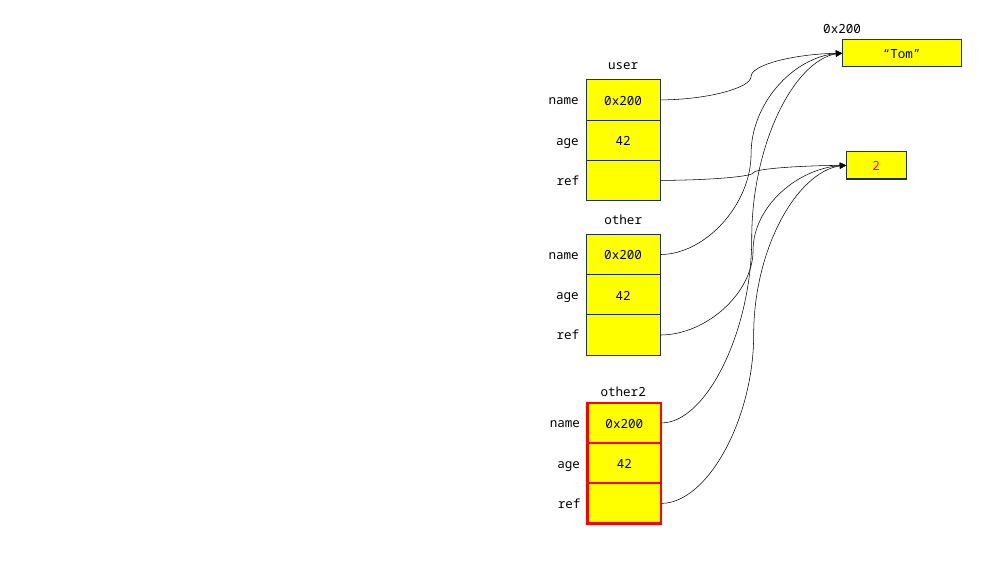
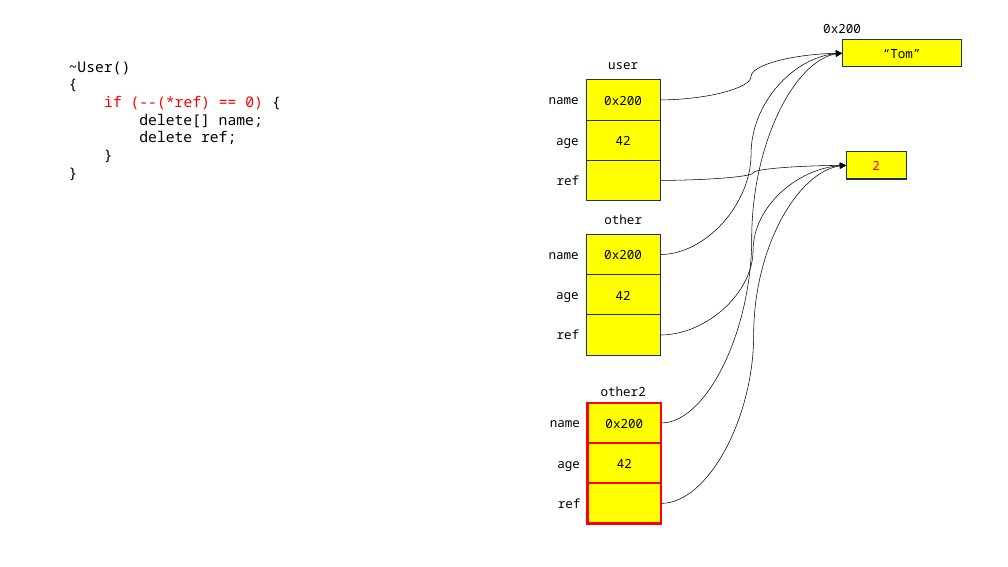
Before and after one commit to joonsungk/cpp_231023, a slide deck: slide 22 of cpp_231023.pptx. Drawn at 1008x567 pixels with LibreOffice and Linux fonts; fonts in the diff are those of the drawing. Boxes give left, top, right and bottom in pixels: in the first picture for what was removed or moved away, otherwise in the second. Text is boxed around its words. In the diff, an @@ line names an element or a change of style, - is before the commit and + after.

```diff
--- a/cpp_231023.pptx
+++ b/cpp_231023.pptx
@@ text added at box(69, 61, 263, 144), 14 pt, text #000000 @@
+~User()
+{
+if (--(*ref) == 0) {
+delete[] name;
+delete ref;
+}
+}
```
Also in this commit, not shown: 5 other slides changed, 1 other file.
